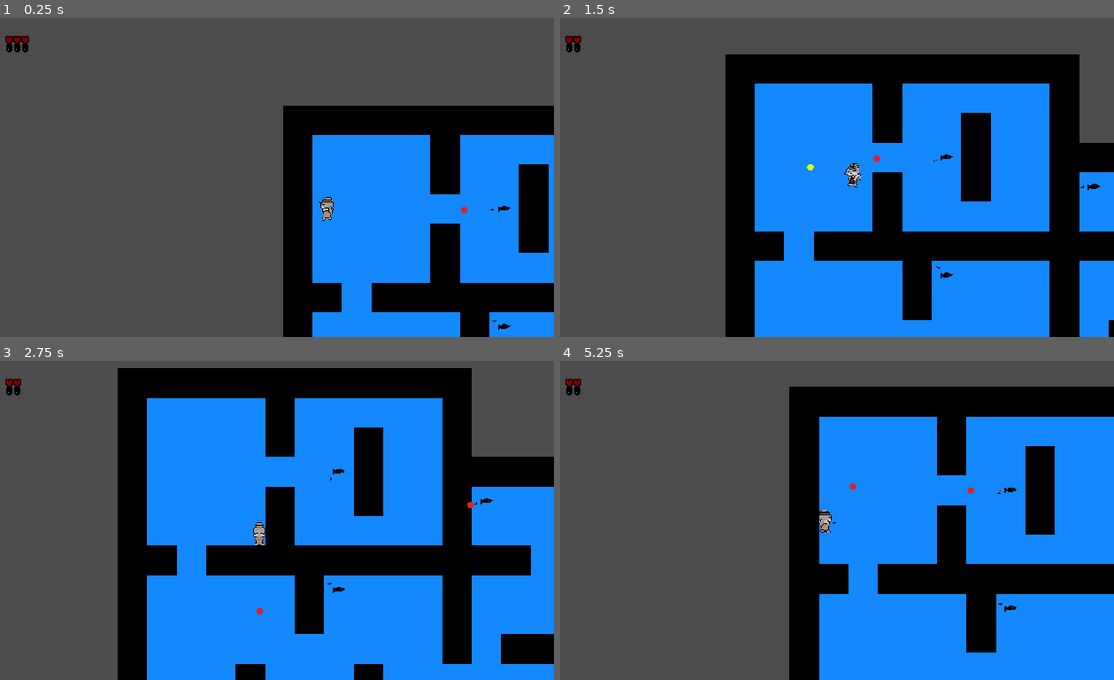
Above: before the commit, frames 1-4 (two rows, left to right).
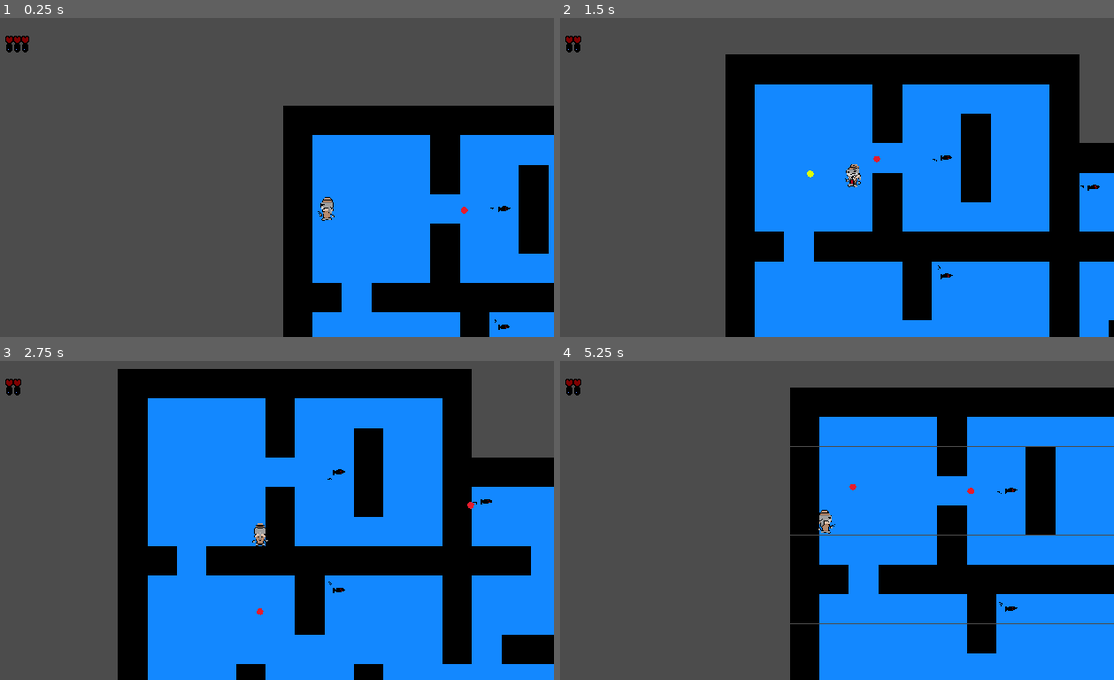
Above: after the commit, the same moments.

Repository: Hailrig/Carp-Diem
Game: Godot game, scene res://Maps/Testmap.tscn
The game is run twice, just before and just after one commit, with the same random seed, the same clock (stepped at 60 frames per second) and the same inputs.
Inputs (mouse positions are in pixels of both pictures, inside the frame that each line leads up to):
- Up to frame 1 (0.25 s): no input
- Up to frame 2 (1.5 s): move the mouse to (953, 161) at 0.52 s; hold D (move_right) 0.53-1.28 s; right-click (953, 161) at 0.6 s; move the mouse to (715, 193) at 1.27 s; hold S (move_down) from 1.28 s (still down); click (715, 193) at 1.35 s
- Up to frame 3 (2.75 s): move the mouse to (326, 450) at 2.02 s; release S (move_down) at 2.03 s; hold D (move_right) from 2.03 s (still down); right-click (326, 450) at 2.1 s
- Up to frame 4 (5.25 s): move the mouse to (803, 584) at 2.77 s; release D (move_right) at 2.78 s; hold W (move_up) 2.78-3.53 s; click (803, 584) at 2.85 s; move the mouse to (1003, 568) at 3.52 s; hold A (move_left) 3.53-5.03 s; right-click (1003, 568) at 3.6 s; move the mouse to (659, 472) at 4.27 s; click (659, 472) at 4.35 s; move the mouse to (859, 520) at 5.02 s; hold S (move_down) from 5.03 s (still down); right-click (859, 520) at 5.1 s

The runs differ from the first frame. In frame 1, 0.1% of the frame differs, in the area x 57-100%, y 45-98%; in frame 2, 0.5%; in frame 3, 0.7%; in frame 4, 1.2%, in the area x 41-100%, y 8-100%.

Commit message:
Fixed positions of hands

Diff:
--- a/Animations/Back_Idle.tres
+++ b/Animations/Back_Idle.tres
@@ -16,5 +16,5 @@
 "times": PoolRealArray( 0 ),
 "transitions": PoolRealArray( 1 ),
 "update": 0,
-"values": [ Rect2( 62, 126, 20, 39 ) ]
+"values": [ Rect2( 60, 126, 22, 39 ) ]
 }
--- a/Animations/Back_Left_Idle.tres
+++ b/Animations/Back_Left_Idle.tres
@@ -16,5 +16,5 @@
 "times": PoolRealArray( 0 ),
 "transitions": PoolRealArray( 1 ),
 "update": 0,
-"values": [ Rect2( 12, 126, 22, 40 ) ]
+"values": [ Rect2( 12, 126, 23, 40 ) ]
 }
--- a/Animations/Back_Right_Idle.tres
+++ b/Animations/Back_Right_Idle.tres
@@ -16,5 +16,5 @@
 "times": PoolRealArray( 0 ),
 "transitions": PoolRealArray( 1 ),
 "update": 0,
-"values": [ Rect2( 110, 126, 22, 40 ) ]
+"values": [ Rect2( 109, 126, 23, 40 ) ]
 }
--- a/Animations/Front_Idle.tres
+++ b/Animations/Front_Idle.tres
@@ -16,5 +16,5 @@
 "times": PoolRealArray( 0 ),
 "transitions": PoolRealArray( 1 ),
 "update": 0,
-"values": [ Rect2( 62, 174, 20, 40 ) ]
+"values": [ Rect2( 62, 174, 22, 40 ) ]
 }
--- a/Characters/Characters.gd
+++ b/Characters/Characters.gd
@@ -9,6 +9,7 @@
 export (float) var weapon_cooldown
 export (int) var max_health
 export (int) var starting_health
+export (int) var weapon_offset
 
 export (String) var front_idle
 export (String) var front_right_idle
@@ -50,7 +51,7 @@
 		return
 	control(delta)
 	move_and_slide(velocity)
-	change_anim($Weapon.global_rotation_degrees, velocity)
+	change_anim(rad2deg($Body.get_angle_to(get_global_mouse_position())), velocity)
 
 func change_anim(angle, velocity):
 	if velocity.x == 0 and velocity.y == 0:
@@ -92,6 +93,16 @@
 			$Body/AnimationPlayer.play(back_right_walk)
 			playing_anim = 6
 
+	if angle >= 105 or angle <= -105:
+		$Weapon.flip_v = true
+		$Weapon.position.x = -weapon_offset
+		$Arm.position.x = weapon_offset - 3
+	elif angle <= 75 and angle >= -75:
+		$Weapon.flip_v = false
+		$Weapon.position.x = weapon_offset
+		$Arm.position.x = -weapon_offset + 3
+
+
 
 func take_damage(amount):
 	health -= amount
--- a/Characters/Characters.tscn
+++ b/Characters/Characters.tscn
@@ -14,6 +14,19 @@
 weapon_cooldown = null
 max_health = null
 starting_health = null
+weapon_offset = null
+front_idle = null
+front_right_idle = null
+front_left_idle = null
+back_idle = null
+back_left_idle = null
+back_right_idle = null
+front_walk = null
+front_right_walk = null
+front_left_walk = null
+back_walk = null
+back_left_walk = null
+back_right_walk = null
 
 [node name="Body" type="Sprite" parent="." index="0"]
 
@@ -31,9 +44,11 @@
 
 [node name="Muzzle" type="Position2D" parent="Weapon" index="0"]
 
-[node name="CollisionShape2D" type="CollisionShape2D" parent="." index="2"]
+[node name="Arm" type="Sprite" parent="." index="2"]
 
-[node name="WeaponTimer" type="Timer" parent="." index="3"]
+[node name="CollisionShape2D" type="CollisionShape2D" parent="." index="3"]
+
+[node name="WeaponTimer" type="Timer" parent="." index="4"]
 
 process_mode = 1
 wait_time = 1.0
--- a/Characters/EvilFish.tscn
+++ b/Characters/EvilFish.tscn
@@ -22,6 +22,7 @@
 weapon_cooldown = 1.0
 max_health = 2
 starting_health = 2
+weapon_offset = 0
 front_idle = "evil_fish_test"
 front_right_idle = "evil_fish_test"
 front_left_idle = "evil_fish_test"
--- a/Characters/Player.tscn
+++ b/Characters/Player.tscn
@@ -19,16 +19,16 @@
 
 [node name="Player" index="0" instance=ExtResource( 1 )]
 
-position = Vector2( 0.71199, 0.639025 )
 collision_layer = 2
 collision_mask = 5
 script = ExtResource( 2 )
-_sections_unfolded = [ "Collision" ]
+_sections_unfolded = [ "Collision", "Transform" ]
 Bullet = ExtResource( 3 )
 speed = 150
 weapon_cooldown = 0.3
 max_health = 10
 starting_health = 3
+weapon_offset = 13
 front_idle = "front_idle"
 front_right_idle = "front_right_idle"
 front_left_idle = "front_left_idle"
@@ -46,7 +46,7 @@
 
 texture = ExtResource( 4 )
 region_enabled = true
-region_rect = Rect2( 62, 126, 20, 39 )
+region_rect = Rect2( 62, 174, 22, 40 )
 _sections_unfolded = [ "Animation", "Offset", "Region", "Transform" ]
 
 [node name="AnimationPlayer" parent="Body" index="0"]
@@ -61,20 +61,27 @@
 
 [node name="Weapon" parent="." index="1"]
 
+position = Vector2( 13, 8 )
 texture = ExtResource( 4 )
-offset = Vector2( 15, 5 )
 region_enabled = true
-region_rect = Rect2( 22, 16, 6, 5 )
-_sections_unfolded = [ "Offset", "Region" ]
+region_rect = Rect2( 78, 315, 10, 6 )
+_sections_unfolded = [ "Animation", "Material", "Offset", "Region", "Transform", "Visibility", "Z Index" ]
 
 [node name="Muzzle" parent="Weapon" index="0"]
 
-position = Vector2( 20, 3 )
+position = Vector2( 7.47388, -2.68315 )
 _sections_unfolded = [ "Transform" ]
 
-[node name="CollisionShape2D" parent="." index="2"]
+[node name="Arm" parent="." index="2"]
 
-position = Vector2( -0.0568596, 0.00623472 )
+position = Vector2( -13, 12 )
+texture = ExtResource( 4 )
+region_enabled = true
+region_rect = Rect2( 78, 297, 5, 5 )
+_sections_unfolded = [ "Animation", "Offset", "Region", "Transform" ]
+
+[node name="CollisionShape2D" parent="." index="3"]
+
 shape = SubResource( 1 )
 _sections_unfolded = [ "Transform" ]
 
@@ -94,7 +101,6 @@
 
 [node name="Camera2D" type="Camera2D" parent="." index="6"]
 
-position = Vector2( 0.0571369, 0.755487 )
 anchor_mode = 1
 rotating = false
 current = true
--- a/Maps/Testmap.tscn
+++ b/Maps/Testmap.tscn
@@ -6,7 +6,7 @@
 [ext_resource path="res://Characters/Player.tscn" type="PackedScene" id=4]
 [ext_resource path="res://Characters/EvilFish.tscn" type="PackedScene" id=5]
 
-[node name="TestMap" type="Node2D" index="0"]
+[node name="TestMap" type="Node2D"]
 
 script = ExtResource( 1 )
 
Binary file changed: Characters/Spritesheet.png
Not shown, added: Characters/Spritesheet.pdn
